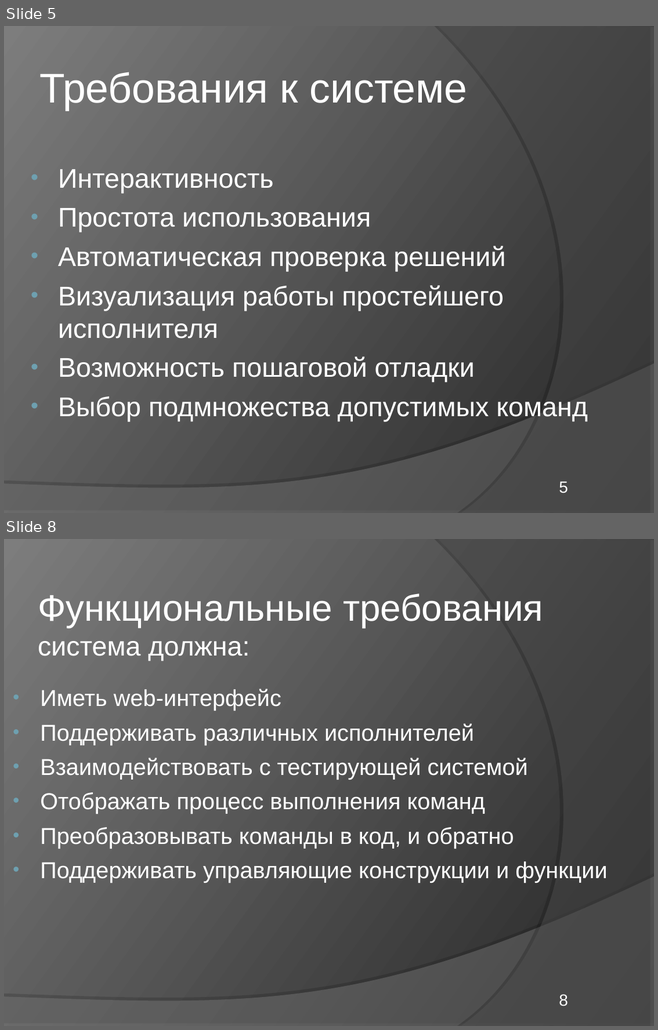
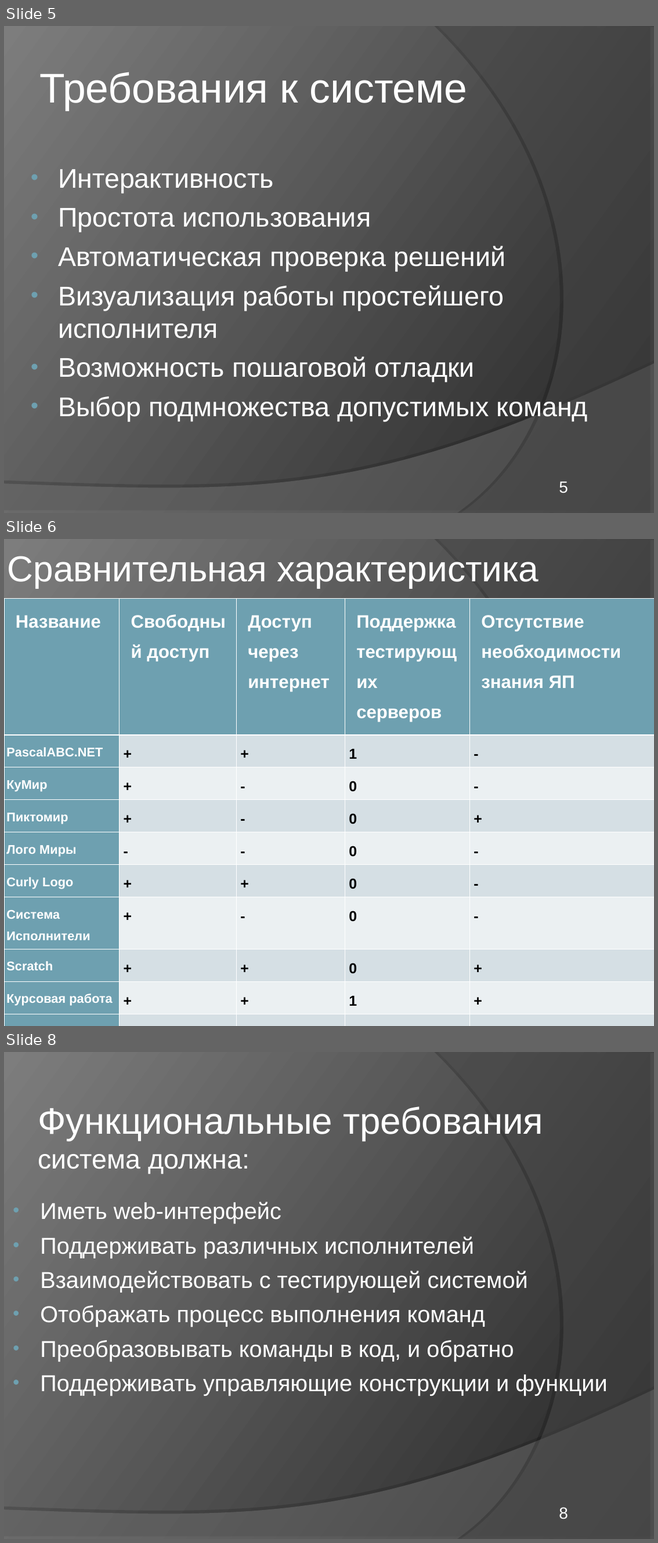
Before and after one commit to elvslv/DiplomaReport, a slide deck: C8503A_Vasilyeva_presentation.ppt. Shown one above the other, each under a label of ours: slides 5 and 8 before the commit, slides 5, 6 and 8 after it; the slides between them are not shown. The pictures are 658x1030 and 658x1543 pixels, drawn with LibreOffice and Linux fonts; fonts in the diff are those of the drawing. Boxes give left, top, right and bottom in pixels: in the first picture for what was removed or moved away, otherwise in the second. Text is boxed around its words. In the diff, an @@ line names an element or a change of style, - is before the commit and + after.

```diff
--- a/C8503A_Vasilyeva_presentation.ppt
+++ b/C8503A_Vasilyeva_presentation.ppt
@@ slide 6 added at <box>4,539,654,1026</box>, background gradient #242424 to #7D7D7D; not listed: 2 template elements that a slide beside it also shows @@
@@ title added at <box>7,556,538,588</box>, 40 pt, text #FFFFFF @@
+Сравнительная характеристика
@@ table added at <box>4,598,654,1008</box>, 10 rows, 5 columns @@
+Название | Свободный доступ | Доступ через / интернет | Поддержка тестирующих серверов | Отсутствие / необходимости знания ЯП
+PascalABC.NET | + | + | 1 | -
+КуМир | + | - | 0 | -
+Пиктомир | + | - | 0 | +
+Лого Миры | - | - | 0 | -
+Curly Logo | + | + | 0 | -
+Система Исполнители | + | - | 0 | -
+Scratch | + | + | 0 | +
+Курсовая работа | + | + | 1 | +
+Дипломная работа | + | + | Много | +
```
Also in this commit, not shown: 2 slides changed, 3 other slides added, 4 slides removed, 2 other files.
